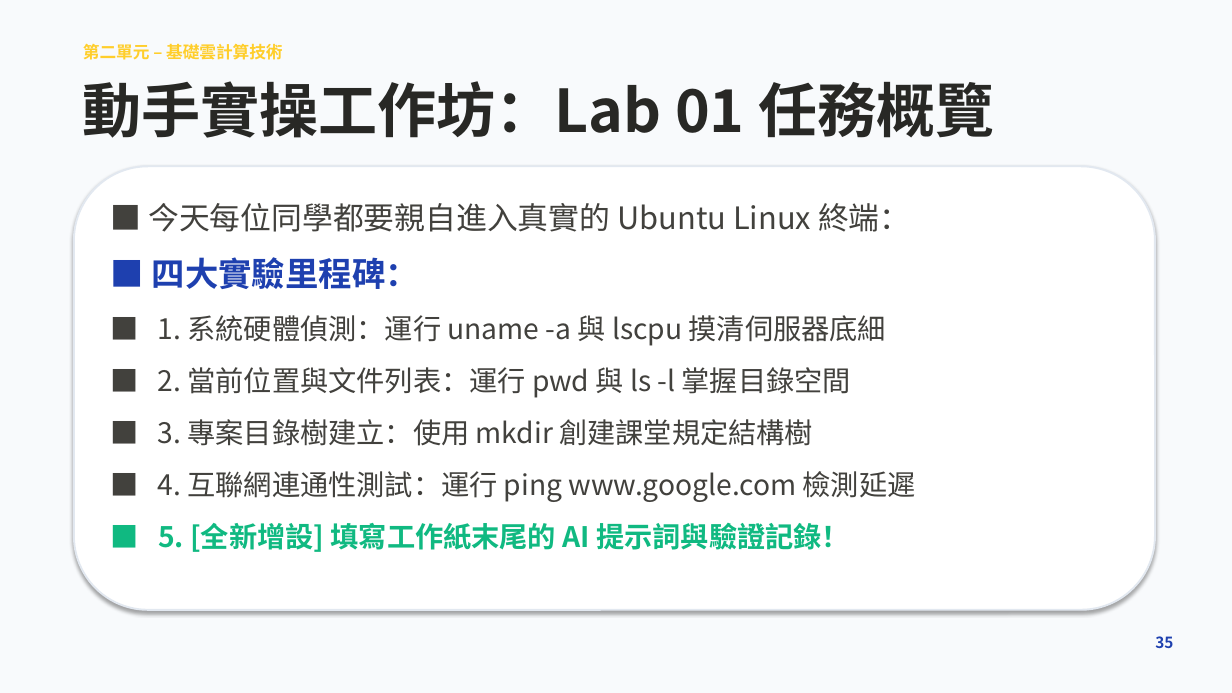
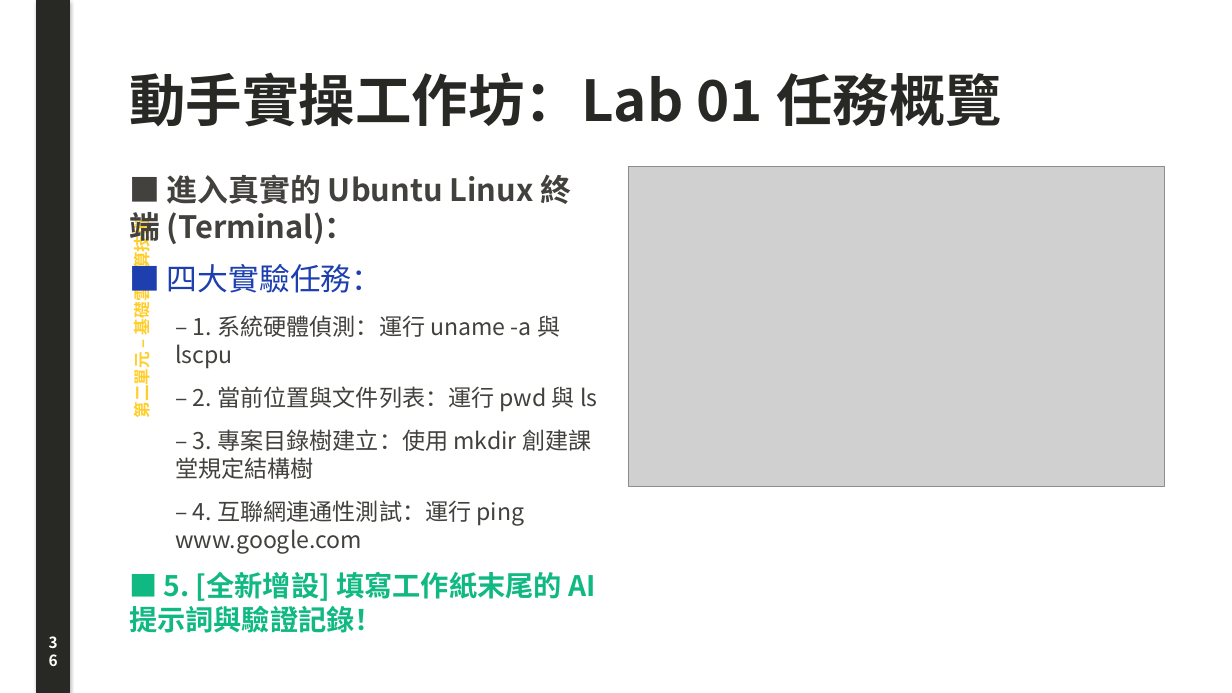
Before and after one commit to joe-ging/seed-cloud-curriculum, a slide deck: slide 36 of downloads/Deck01_Cloud_Foundations_Lecture_Note.pptx (slide 35 before the commit). Drawn at 1232x693 pixels with LibreOffice and Linux fonts; fonts in the diff are those of the drawing; grey boxes stand for pictures. Boxes give left, top, right and bottom in pixels: in the first picture for what was removed or moved away, otherwise in the second. Text is boxed around its words. In the diff, an @@ line names an element or a change of style, - is before the commit and + after.

Commit message:
feat: faithful original PPT layout with left vertical sidebar and large illustrations

```diff
--- a/downloads/Deck01_Cloud_Foundations_Lecture_Note.pptx
+++ b/downloads/Deck01_Cloud_Foundations_Lecture_Note.pptx
@@ rectangle removed at box(0, 0, 1232, 693) @@
@@ rectangle added at box(37, 0, 69, 693), fill #282825, outline #282825 0.75 pt @@
@@ text "第二單元 – 基礎雲計算技術": place and size @@
-text "第二單元 – 基礎雲計算技術" at box(83, 43, 283, 60)
+text "第二單元 – 基礎雲計算技術" at box(129, 230, 153, 417)
@@ text "第二單元 – 基礎雲計算技術" at box(129, 230, 153, 417): rotation 0 to 270 degrees @@
@@ text "動手實操工作坊：Lab 01 任務概覽": place and size @@
-text "動手實操工作坊：Lab 01 任務概覽" at box(83, 81, 994, 138)
+text "動手實操工作坊：Lab 01 任務概覽" at box(129, 72, 1002, 127)
@@ text "動手實操工作坊：Lab 01 任務概覽" at box(129, 72, 1002, 127): size 46 to 44 pt @@
@@ rounded rectangle removed at box(74, 166, 1155, 610) @@
@@ text "■ 進入真實的 Ubuntu Linux 終端 ...": place and size @@
-text "■ 進入真實的 Ubuntu Linux 終端 ..." at box(148, 203, 916, 552)
+text "■ 進入真實的 Ubuntu Linux 終端 ..." at box(129, 174, 597, 633)
@@ text at box(129, 174, 597, 553): text changed; size 22 to 18 pt @@
-■ 今天每位同學都要親自進入真實的 Ubuntu Linux 終端：
-■ 四大實驗里程碑：
-■ 1. 系統硬體偵測：運行 uname -a 與 lscpu 摸清伺服器底細
-■ 2. 當前位置與文件列表：運行 pwd 與 ls -l 掌握目錄空間
-■ 3. 專案目錄樹建立：使用 mkdir 創建課堂規定結構樹
-■ 4. 互聯網連通性測試：運行 ping www.google.com 檢測延遲
+■ 進入真實的 Ubuntu Linux 終端 (Terminal)：
+■ 四大實驗任務：
+  – 1. 系統硬體偵測：運行 uname -a 與 lscpu
+  – 2. 當前位置與文件列表：運行 pwd 與 ls
+  – 3. 專案目錄樹建立：使用 mkdir 創建課堂規定結構樹
+  – 4. 互聯網連通性測試：運行 ping www.google.com
@@ picture added at box(628, 166, 1165, 487) @@
@@ text at box(129, 572, 595, 633): less space between paragraphs @@
@@ text added at box(37, 628, 69, 665), 12 pt, text #FFFFFF, bold @@
+36
@@ text removed at box(1155, 636, 1173, 648) @@
-35
```
Also in this commit, not shown: 15 other slides changed, 24 slides added, 24 slides removed, 3 other files.
